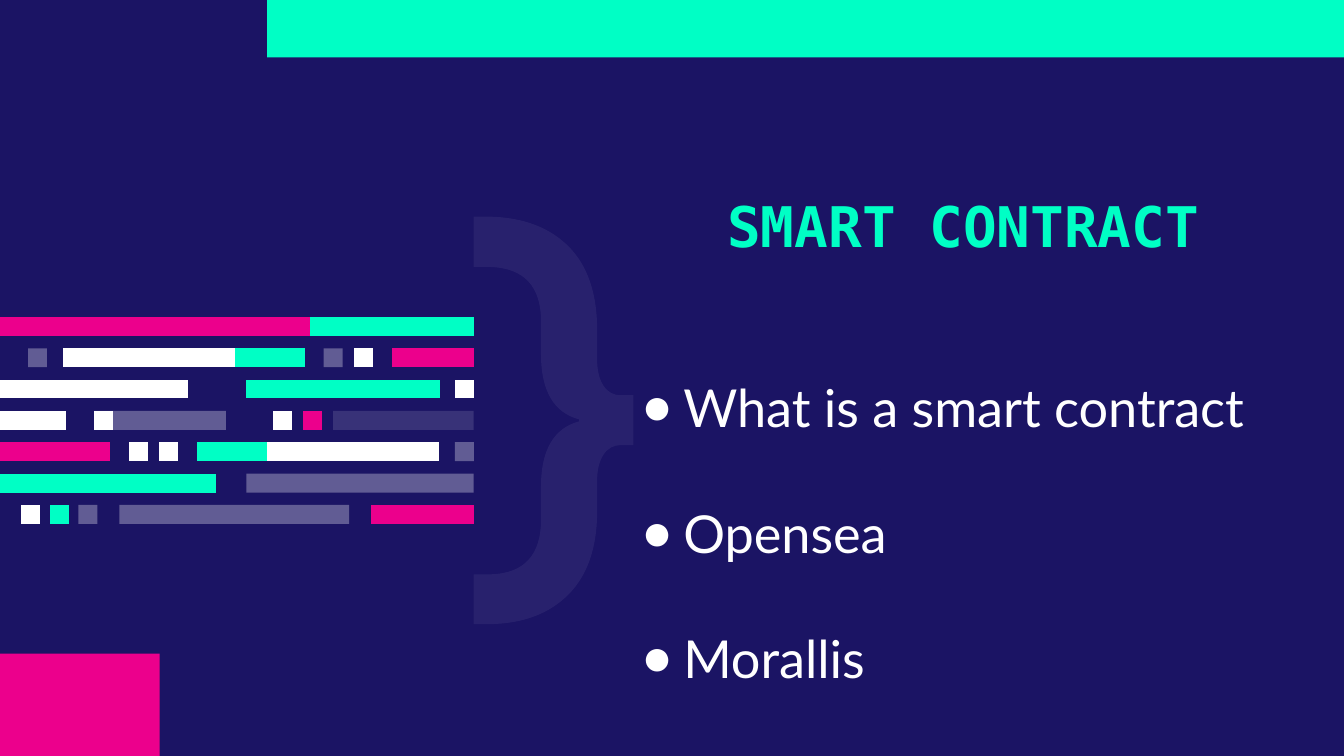
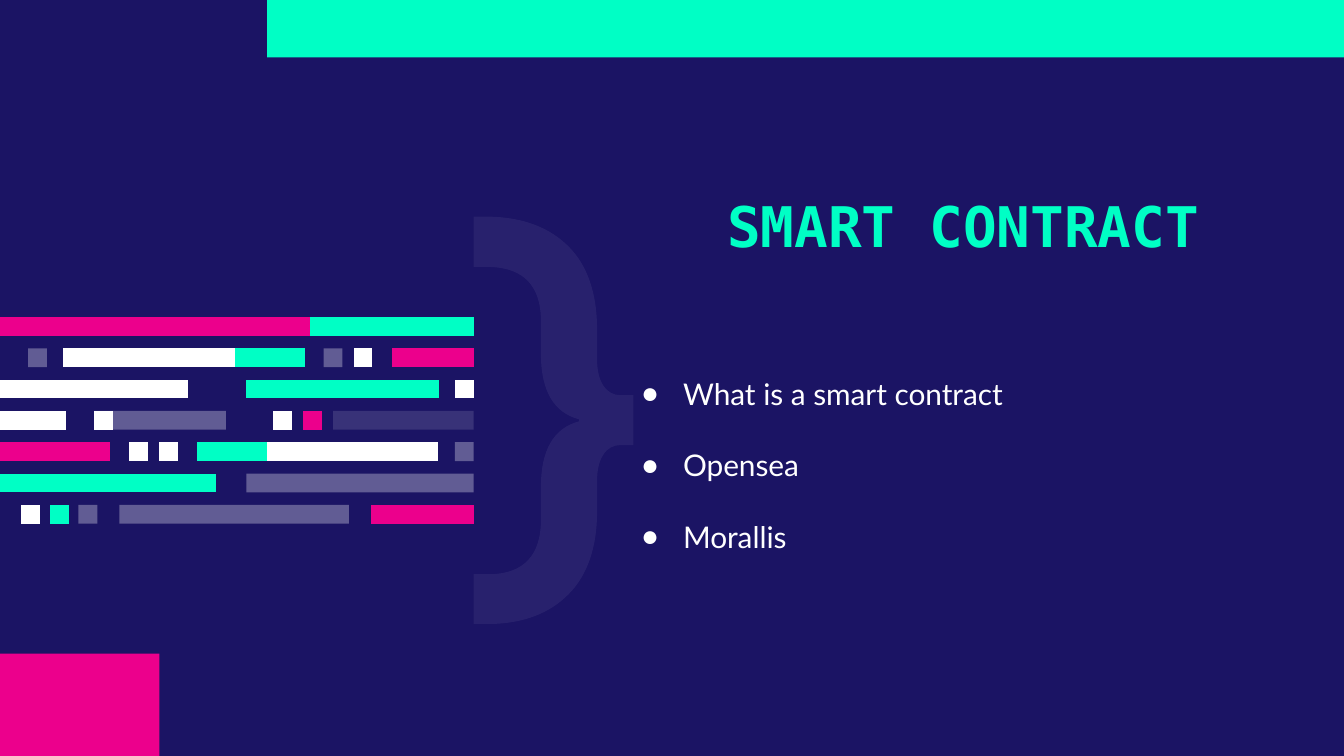
Before and after one commit to MarielMesi/Cosmos, a slide deck: slide 9 of Cosmos.pptx. Drawn at 1344x756 pixels with LibreOffice and Linux fonts; fonts in the diff are those of the drawing. Boxes give left, top, right and bottom in pixels: in the first picture for what was removed or moved away, otherwise in the second. Text is boxed around its words. In the diff, an @@ line names an element or a change of style, - is before the commit and + after.

```diff
--- a/Cosmos.pptx
+++ b/Cosmos.pptx
@@ text "What is a smart contract" at [683, 383, 1003, 549]: size 28 to 16 pt; more space between paragraphs @@
```
Also in this commit, not shown: 12 other slides changed.
